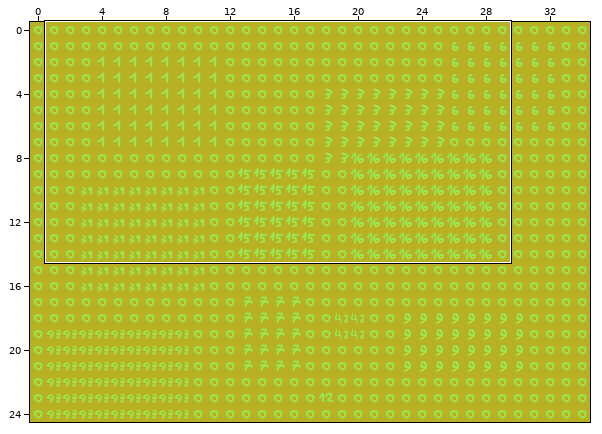
A Tiled map (JSON) gets an edit: assets/test/map_test.tmj. The picture above shows the old version from afar; the outline marks the close-up.
Close-up. Before the edit:
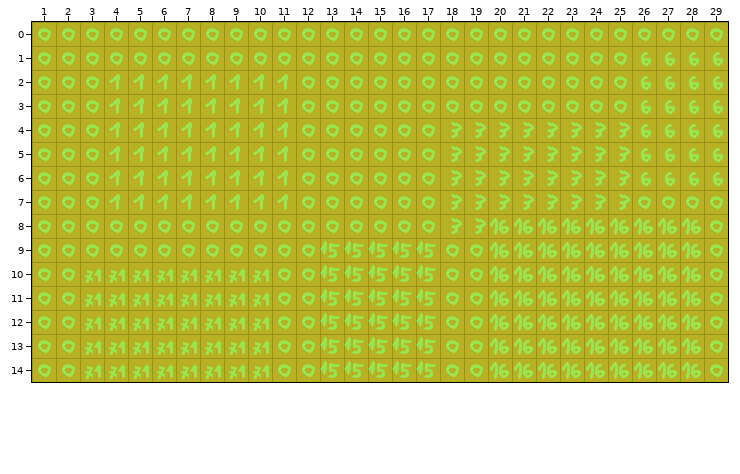
Cells are 24x24 px. Shown: x 1..29, y 0..14. Tiles whose own drawing changed are shown in their newer look in all pictures.
The same view after the edit:
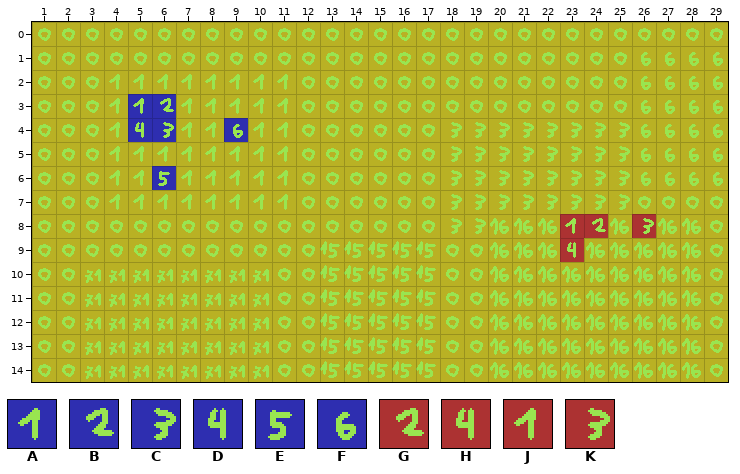
Key: from "ally_selection_test": A 1, B 2, C 3, D 4, E 5, F 6; from "enemy_selection_test": G 2, H 4; from "tile_test": J 1, K 3.
_ is an empty cell, . an unchanged one.
Tiles of an added or newly shown layer are drawn over the layers below it.
What changed:
--- layer "Selection" (added)
@@ x 5..9 @@
- 3 __...
- 4 __.._
+ 3 AB...
+ 4 DC..F
@@ x 6..6 @@
- 6 _
+ 6 E
@@ x 23..26 @@
- 8 __._
- 9 _...
+ 8 JG.K
+ 9 H...
Changed places in both close-ups, as pixel boxes (x1, y1, x2, y2):
added: (128, 94, 176, 142)
added: (224, 118, 248, 142)
added: (152, 166, 176, 190)
added: (560, 214, 608, 262)
added: (632, 214, 656, 238)
